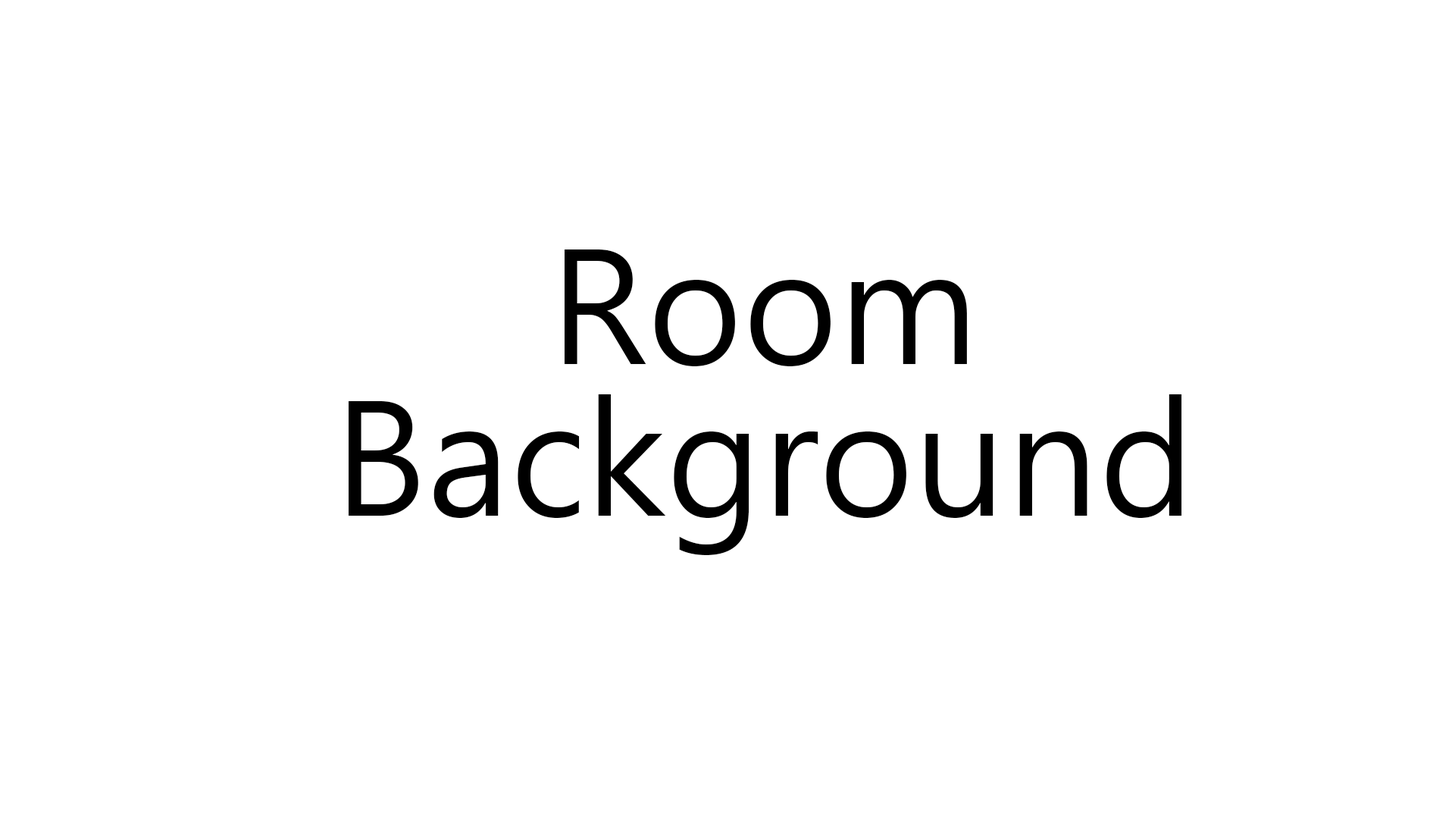
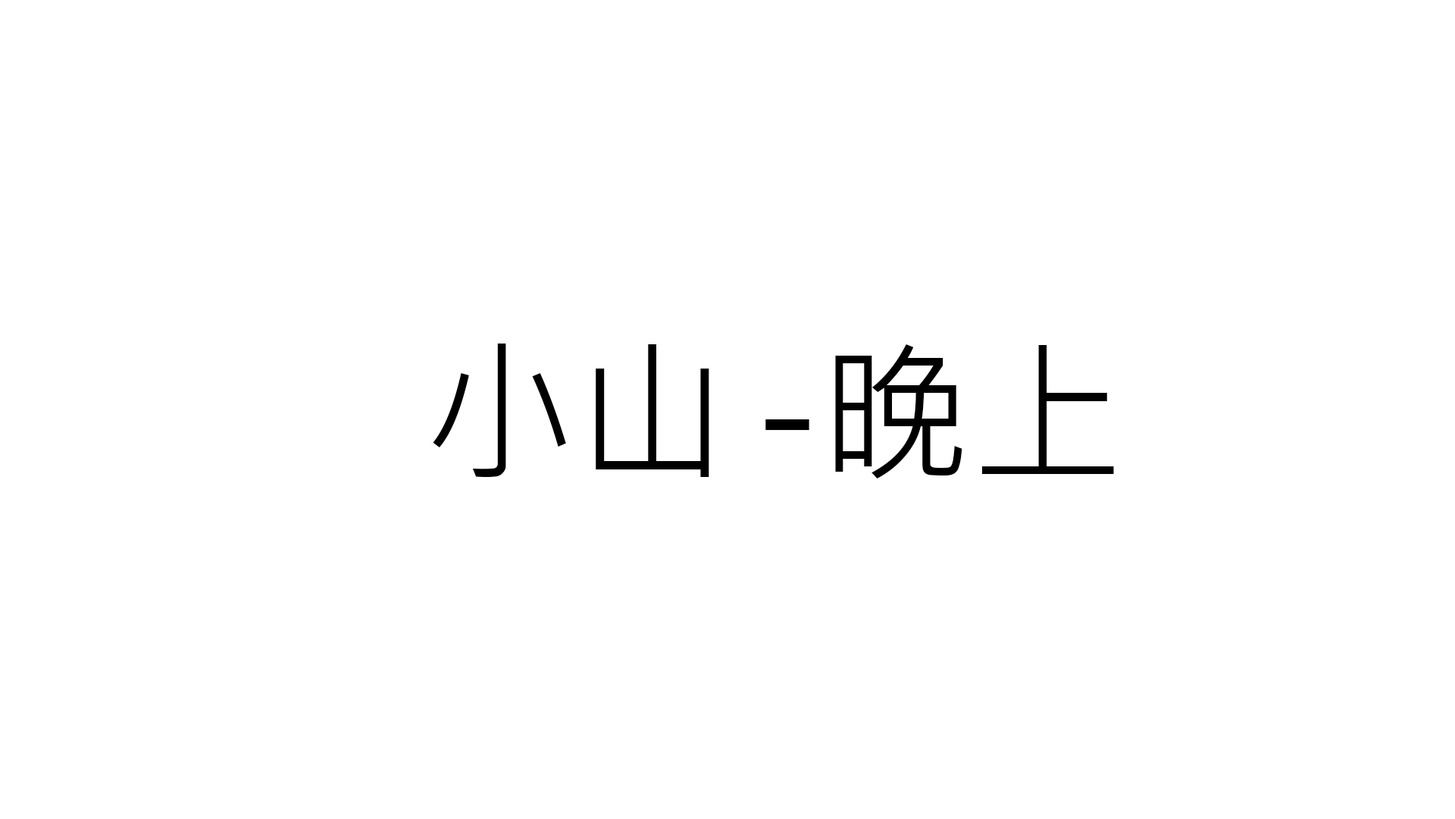
Before/after of a 1455 × 819 layered artwork. What changed in the layer stack:
added layer "小山" above "-晚上" over (432, 343, 710, 477)
added layer "-晚上" above "-白天" over (765, 344, 1115, 479)
renamed "Room Background" to "-黃昏", hid it, painted on it over (348, 249, 1183, 555)
